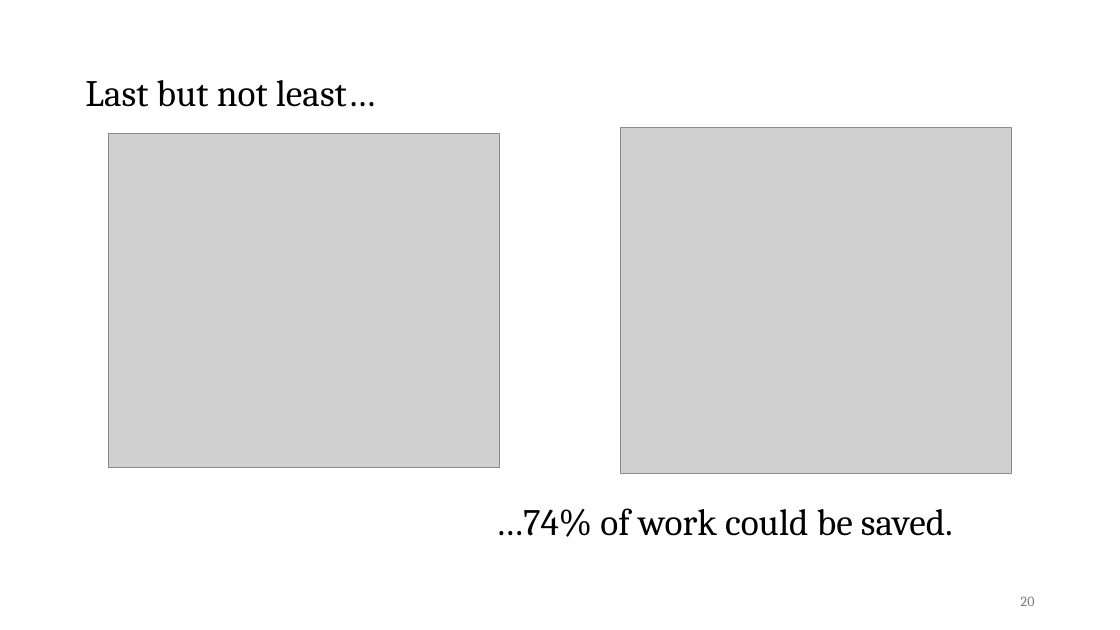
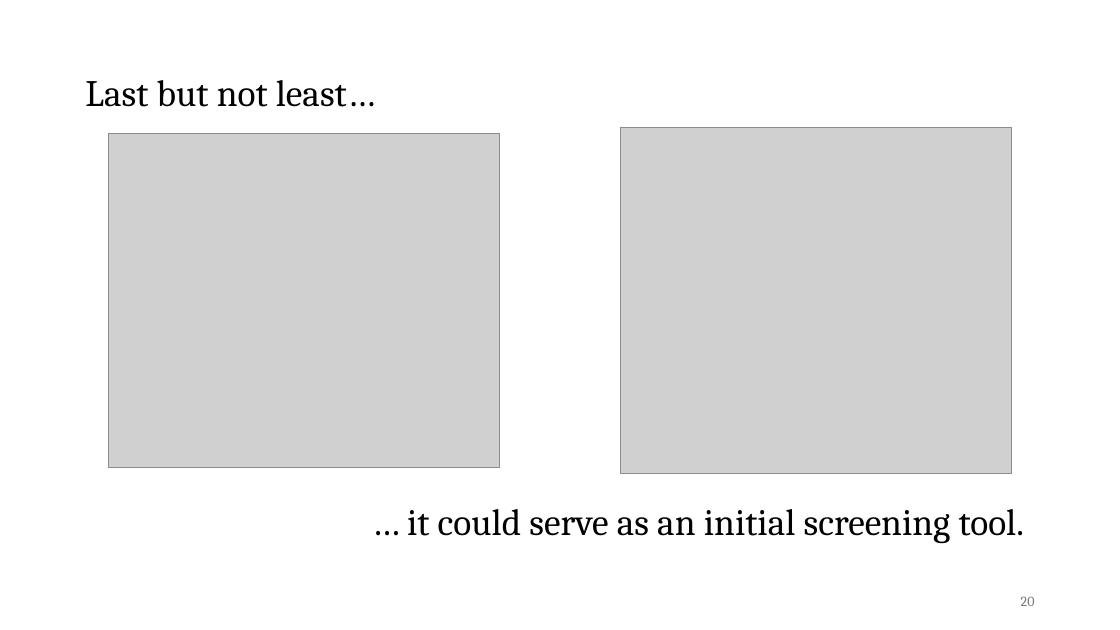
Before and after one commit to HenriSmidt/Alzheimer_Detection, a slide deck: slide 20 of Presentation.pptx. Drawn at 1120x630 pixels with LibreOffice and Linux fonts; fonts in the diff are those of the drawing; grey boxes stand for pictures. Boxes give left, top, right and bottom in pixels: in the first picture for what was removed or moved away, otherwise in the second. Text is boxed around its words. In the diff, an @@ line names an element or a change of style, - is before the commit and + after.

Commit message:
presentation update

```diff
--- a/Presentation.pptx
+++ b/Presentation.pptx
@@ text at (407,509,1024,544): text changed @@
-…74% of work could be saved.
+… it could serve as an initial screening tool.
```
Also in this commit, not shown: 1 other slide changed, 2 slides added.
